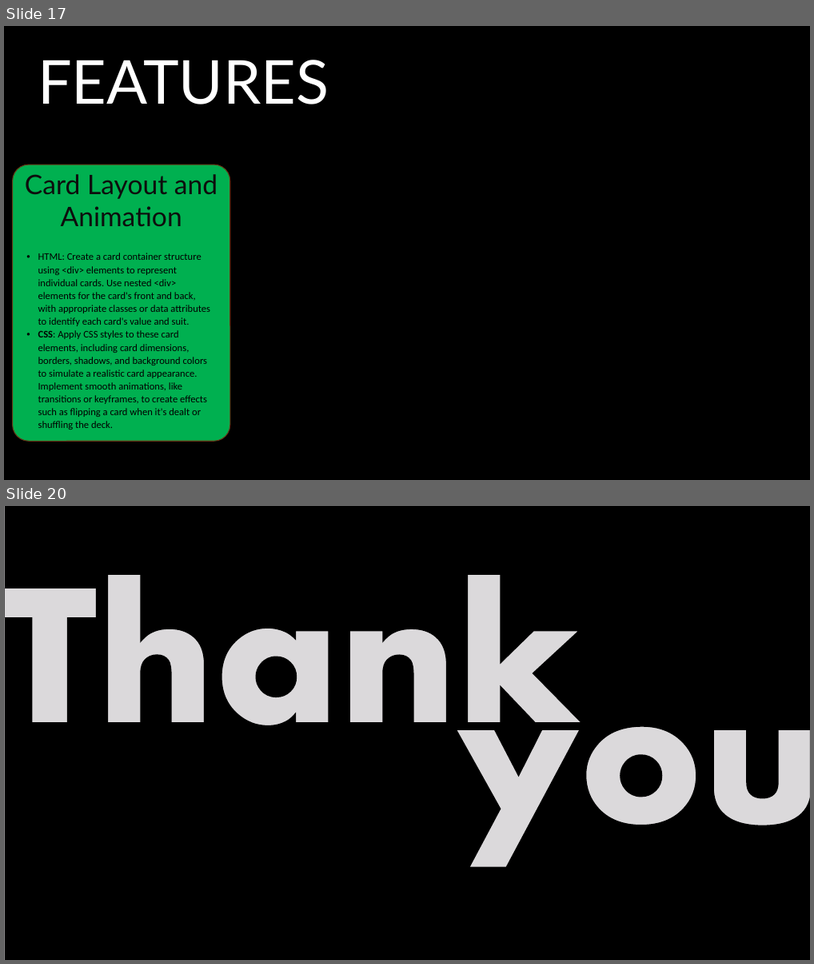
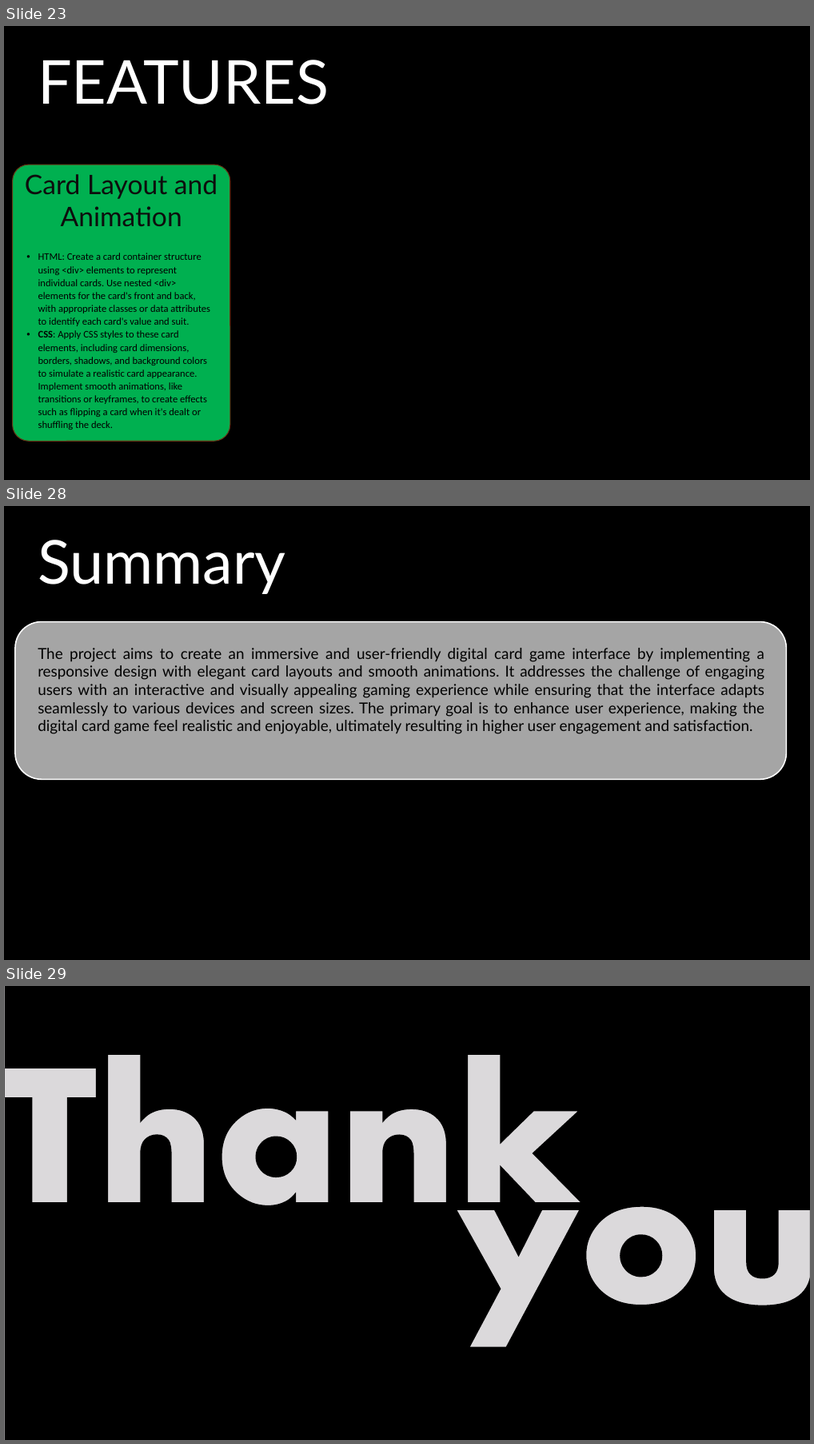
Before and after one commit to JSumlin/Web-Project-1, a slide deck: CSS Project 1.pptx. Shown one above the other, each under a label of ours: slides 17 and 20 before the commit, slides 23, 28 and 29 after it; the slides between them are not shown. The pictures are 814x964 and 814x1444 pixels, drawn with LibreOffice and Linux fonts; fonts in the diff are those of the drawing; background and template pictures are left out. Boxes give left, top, right and bottom in pixels: in the first picture for what was removed or moved away, otherwise in the second. Text is boxed around its words. In the diff, an @@ line names an element or a change of style, - is before the commit and + after.

```diff
--- a/CSS Project 1.pptx
+++ b/CSS Project 1.pptx
@@ slide 28 added at <box>4,506,810,960</box>, background #000000 @@
@@ text added at <box>38,540,286,594</box>, 72 pt, text #FFFFFF @@
+Summary
@@ rounded rectangle added at <box>15,621,787,779</box>, fill #A5A5A5, outline #FFFFFF 1.5 pt @@
@@ text added at <box>38,648,765,734</box>, 18 pt, text #000000 @@
+The project aims to create an immersive and user-friendly digital card game interface by implementing a responsive design with elegant card layouts and smooth animations. It addresses the challenge of engaging users with an interactive and visually appealing gaming experience while ensuring that the interface adapts seamlessly to various devices and screen sizes. The primary goal is to enhance user experience, making the digital card game feel realistic and enjoyable, ultimately resulting in higher user engagement and satisfaction.
@@ what was slide 17 is now slide 23 @@
@@ what was slide 20 is now slide 29 @@
```
Also in this commit, not shown: 4 slides changed, 10 other slides added, 2 slides removed.
